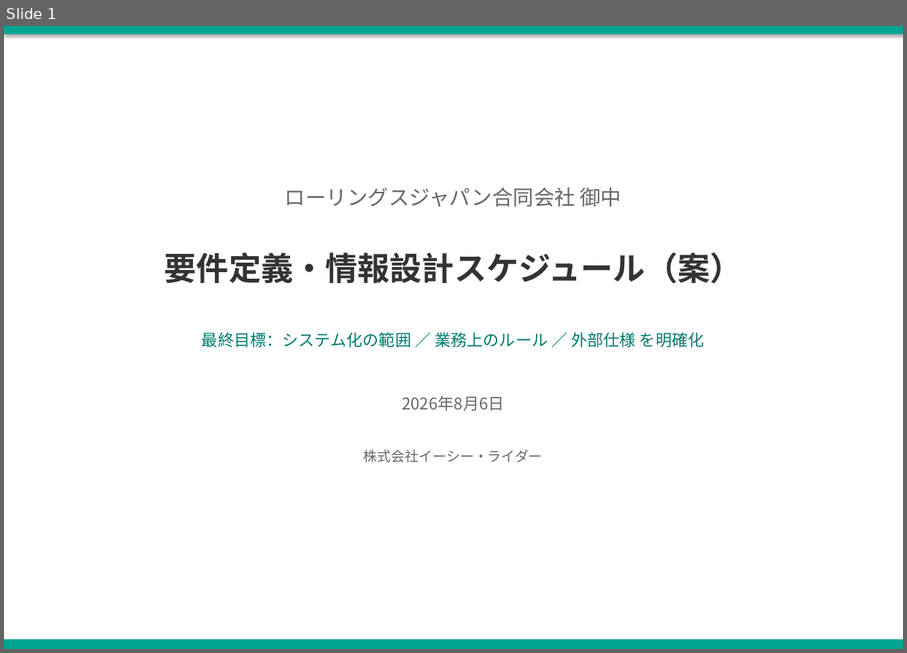
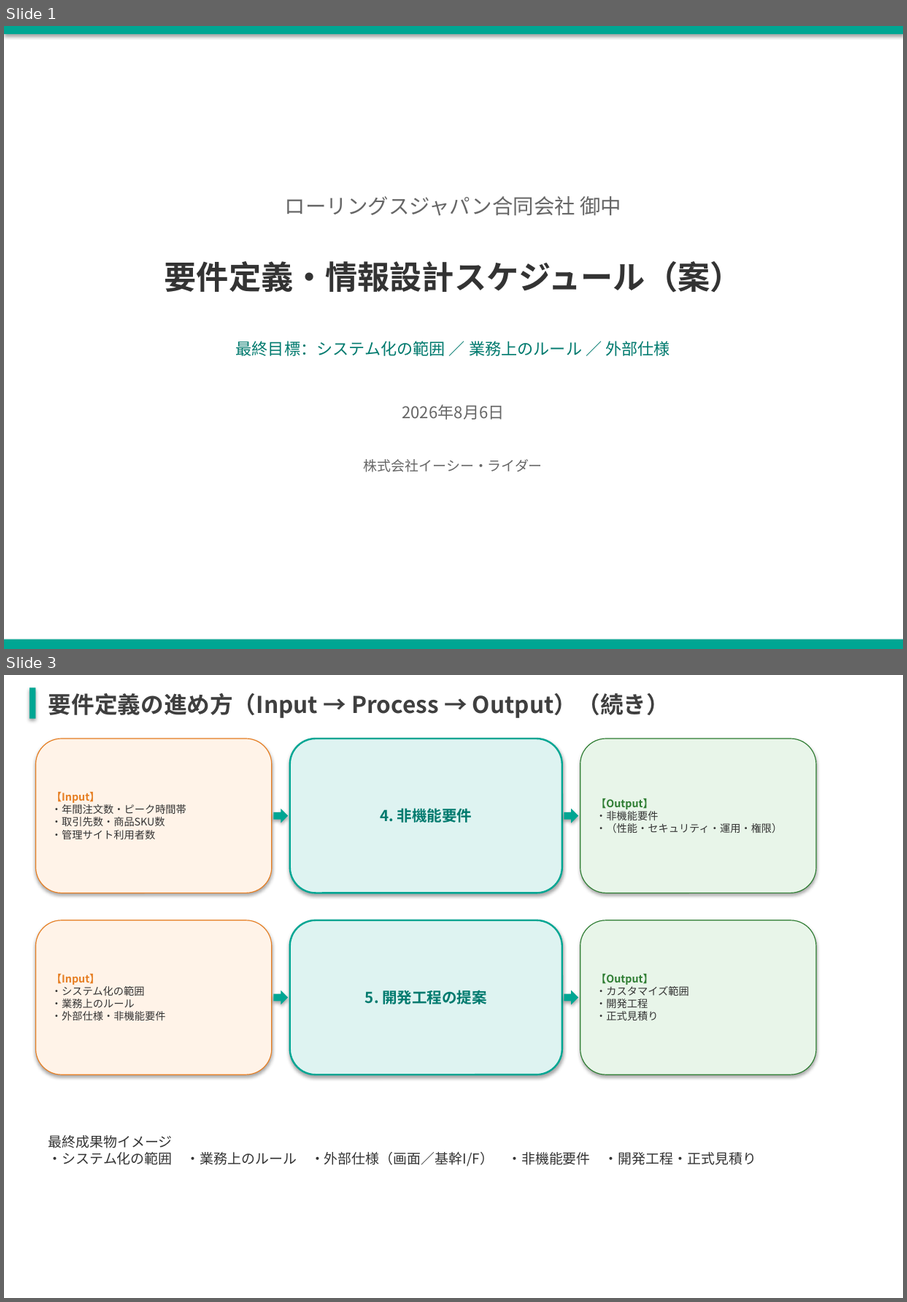
Before and after one commit to kozonoflight/git_tutorial, a slide deck: 要件定義WBS案_20260806.pptx. Shown one above the other, each under a label of ours: slide 1 before the commit, slides 1 and 3 after it; the slides between them are not shown. The pictures are 907x653 and 907x1302 pixels, drawn with LibreOffice and Linux fonts; fonts in the diff are those of the drawing. Boxes give left, top, right and bottom in pixels: in the first picture for what was removed or moved away, otherwise in the second. Text is boxed around its words. In the diff, an @@ line names an element or a change of style, - is before the commit and + after.

```diff
--- a/要件定義WBS案_20260806.pptx
+++ b/要件定義WBS案_20260806.pptx
@@ slide 3 added at [4,675,903,1298], background #FFFFFF @@
@@ rectangle added at [30,687,36,718], fill #00A693 @@
@@ text added at [49,693,670,718], 20 pt, text #3F3F3F, bold @@
+要件定義の進め方（Input → Process → Output）（続き）
@@ rounded rectangle added at [35,739,271,893], fill #FFF3E8, outline #E67E22 0.75 pt, 9 pt, text #333333 @@
+【Input】
+・年間注文数・ピーク時間帯
+・取引先数・商品SKU数
+・管理サイト利用者数
@@ rounded rectangle added at [289,739,562,893], fill #DEF3F1, outline #00A693 1.5 pt, 13 pt, text #007A6E, bold @@
+4. 非機能要件
@@ rounded rectangle added at [580,739,816,893], fill #E8F5E9, outline #2E7D32 0.75 pt, 9 pt, text #333333 @@
+【Output】
+・非機能要件
+・（性能・セキュリティ・運用・権限）
@@ right arrow added at [274,809,288,822], fill #00A693 @@
@@ right arrow added at [565,809,579,822], fill #00A693 @@
@@ rounded rectangle added at [35,920,271,1074], fill #FFF3E8, outline #E67E22 0.75 pt, 9 pt, text #333333 @@
+【Input】
+・システム化の範囲
+・業務上のルール
+・外部仕様・非機能要件
@@ rounded rectangle added at [289,920,562,1074], fill #DEF3F1, outline #00A693 1.5 pt, 13 pt, text #007A6E, bold @@
+5. 開発工程の提案
@@ rounded rectangle added at [580,920,816,1074], fill #E8F5E9, outline #2E7D32 0.75 pt, 9 pt, text #333333 @@
+【Output】
+・カスタマイズ範囲
+・開発工程
+・正式見積り
@@ right arrow added at [274,990,288,1003], fill #00A693 @@
@@ right arrow added at [565,990,579,1003], fill #00A693 @@
@@ text added at [49,1135,757,1166], 12 pt, text #333333 @@
+最終成果物イメージ
+・システム化の範囲 ・業務上のルール ・外部仕様（画面／基幹I/F） ・非機能要件 ・開発工程・正式見積り
@@ slide 1 changed as well @@
@@ text "ローリングスジャパン合同会社 御中": place and size @@
-text "ローリングスジャパン合同会社 御中" at [285,187,622,207]
+text "ローリングスジャパン合同会社 御中" at [285,196,622,216]
@@ text at [236,341,670,356]: text changed @@
-最終目標：システム化の範囲 ／ 業務上のルール ／ 外部仕様 を明確化
+最終目標：システム化の範囲 ／ 業務上のルール ／ 外部仕様
@@ 3 texts: place and size @@
-3 texts at [165,252,743,463]
+3 texts at [165,261,743,472]
```
Also in this commit, not shown: 4 other slides changed, 1 slide removed.
